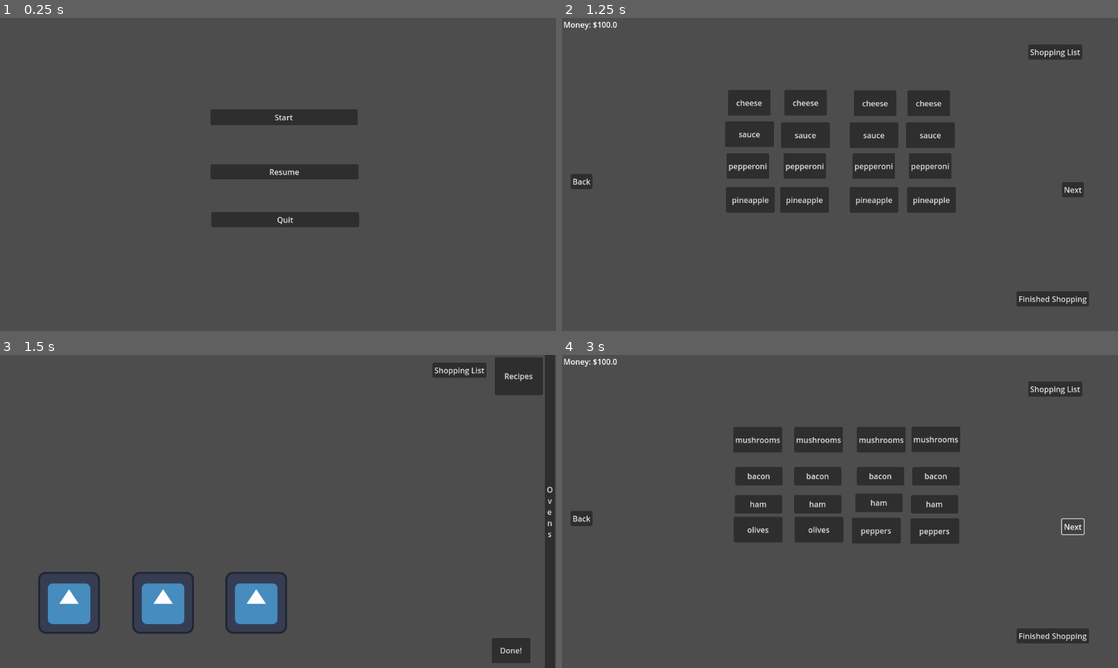
Above: before the commit, frames 1-4 (two rows, left to right).
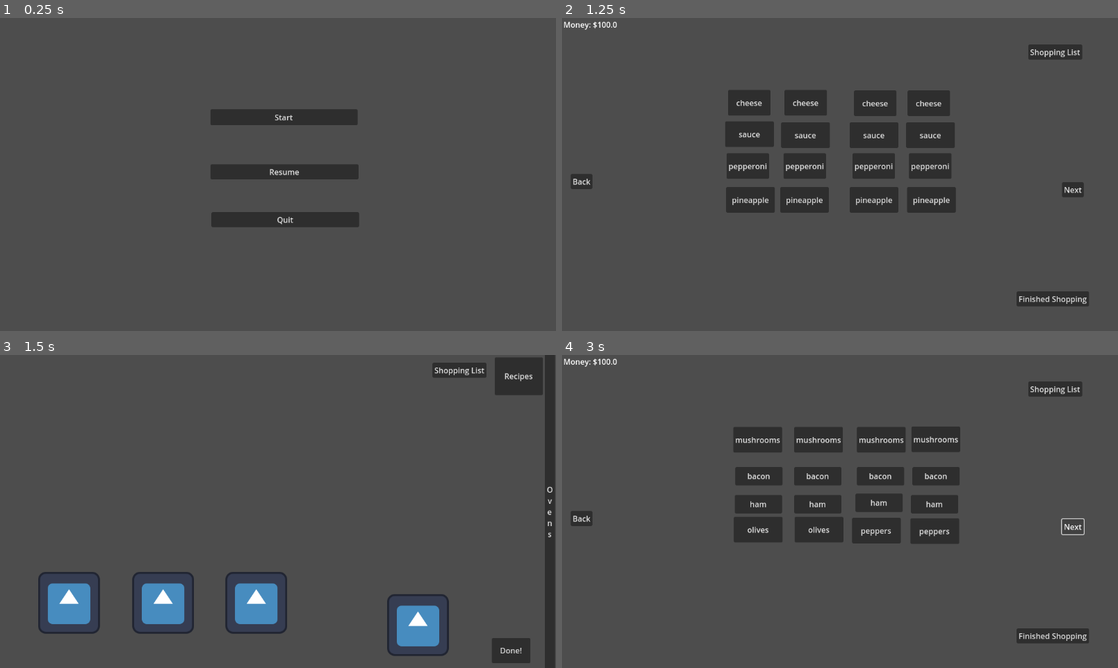
Above: after the commit, the same moments.

Repository: Leone2004/LandLockedLigersGame
Game: Godot game, scene res://Scenes/mainmenu.tscn
Two runs of this game, one before a commit and one after it. Both use one fixed random seed, a clock stepped at 60 frames per second and the inputs below. The engine's default icon, where the game draws it, is replaced by a stand-in: a white triangle on a blue panel in a dark square.
Inputs:
- Up to frame 1 (0.25 s): no input
- Up to frame 2 (1.25 s): click "Start" at 0.5 s
- Up to frame 3 (1.5 s): click "Finished Shopping" at 1.25 s
- Up to frame 4 (3 s): click "Done!" at 2 s; click "Next" at 2.75 s

Frames 1-2 are identical in both runs. In frame 3, 1.3% of the frame differs, in the area x 69-81%, y 76-97%; in frame 4, nothing differs.

Commit message:
adjusted food prices, started selling feature

Diff:
--- a/cookingupsuccessgame/Scenes/GroceryStore.tscn
+++ b/cookingupsuccessgame/Scenes/GroceryStore.tscn
@@ -435,47 +435,47 @@
 [connection signal="pressed" from="Control/CanvasLayer/Next" to="Control" method="_on_next_pressed"]
 [connection signal="pressed" from="Control/CanvasLayer/Finished" to="Control" method="_on_finished_pressed"]
 [connection signal="pressed" from="Control/CanvasLayer/ShoppingList" to="Control" method="_on_shopping_list_pressed"]
-[connection signal="pressed" from="Control/pepperoni" to="Control" method="_on_food_pressed" binds= [0, 25.0]]
-[connection signal="pressed" from="Control/pepperoni2" to="Control" method="_on_food_pressed" binds= [0, 25.0]]
-[connection signal="pressed" from="Control/pepperoni3" to="Control" method="_on_food_pressed" binds= [0, 25.0]]
-[connection signal="pressed" from="Control/pepperoni4" to="Control" method="_on_food_pressed" binds= [0, 25.0]]
-[connection signal="pressed" from="Control/cheese" to="Control" method="_on_food_pressed" binds= [1, 15.0]]
-[connection signal="pressed" from="Control/cheese2" to="Control" method="_on_food_pressed" binds= [1, 15.0]]
-[connection signal="pressed" from="Control/cheese3" to="Control" method="_on_food_pressed" binds= [1, 15.0]]
-[connection signal="pressed" from="Control/cheese4" to="Control" method="_on_food_pressed" binds= [1, 15.0]]
-[connection signal="pressed" from="Control/mushrooms" to="Control" method="_on_food_pressed" binds= [2, 15.0]]
-[connection signal="pressed" from="Control/mushrooms2" to="Control" method="_on_food_pressed" binds= [2, 15.0]]
-[connection signal="pressed" from="Control/mushrooms3" to="Control" method="_on_food_pressed" binds= [2, 15.0]]
-[connection signal="pressed" from="Control/mushrooms4" to="Control" method="_on_food_pressed" binds= [2, 15.0]]
-[connection signal="pressed" from="Control/pineapple" to="Control" method="_on_food_pressed" binds= [3, 15.0]]
-[connection signal="pressed" from="Control/pineapple2" to="Control" method="_on_food_pressed" binds= [3, 15.0]]
-[connection signal="pressed" from="Control/pineapple3" to="Control" method="_on_food_pressed" binds= [3, 15.0]]
-[connection signal="pressed" from="Control/pineapple4" to="Control" method="_on_food_pressed" binds= [3, 15.0]]
-[connection signal="pressed" from="Control/sauce" to="Control" method="_on_food_pressed" binds= [4, 15.0]]
-[connection signal="pressed" from="Control/sauce2" to="Control" method="_on_food_pressed" binds= [4, 15.0]]
-[connection signal="pressed" from="Control/sauce3" to="Control" method="_on_food_pressed" binds= [4, 15.0]]
-[connection signal="pressed" from="Control/sauce4" to="Control" method="_on_food_pressed" binds= [4, 15.0]]
-[connection signal="pressed" from="Control/olives" to="Control" method="_on_food_pressed" binds= [5, 15.0]]
-[connection signal="pressed" from="Control/olives2" to="Control" method="_on_food_pressed" binds= [5, 15.0]]
-[connection signal="pressed" from="Control/peppers" to="Control" method="_on_food_pressed" binds= [6, 15.0]]
-[connection signal="pressed" from="Control/peppers2" to="Control" method="_on_food_pressed" binds= [6, 15.0]]
-[connection signal="pressed" from="Control/bacon" to="Control" method="_on_food_pressed" binds= [7, 15.0]]
-[connection signal="pressed" from="Control/bacon2" to="Control" method="_on_food_pressed" binds= [7, 15.0]]
-[connection signal="pressed" from="Control/bacon3" to="Control" method="_on_food_pressed" binds= [7, 15.0]]
-[connection signal="pressed" from="Control/bacon4" to="Control" method="_on_food_pressed" binds= [7, 15.0]]
-[connection signal="pressed" from="Control/ham" to="Control" method="_on_food_pressed" binds= [8, 10.0]]
-[connection signal="pressed" from="Control/ham2" to="Control" method="_on_food_pressed" binds= [8, 10.0]]
-[connection signal="pressed" from="Control/ham3" to="Control" method="_on_food_pressed" binds= [8, 10.0]]
-[connection signal="pressed" from="Control/ham4" to="Control" method="_on_food_pressed" binds= [8, 10.0]]
-[connection signal="pressed" from="Control/anchovies" to="Control" method="_on_food_pressed" binds= [9, 5.0]]
-[connection signal="pressed" from="Control/anchovies2" to="Control" method="_on_food_pressed" binds= [9, 5.0]]
-[connection signal="pressed" from="Control/garlic" to="Control" method="_on_food_pressed" binds= [10, 7.0]]
-[connection signal="pressed" from="Control/garlic2" to="Control" method="_on_food_pressed" binds= [10, 7.0]]
-[connection signal="pressed" from="Control/tomato" to="Control" method="_on_food_pressed" binds= [11, 13.0]]
-[connection signal="pressed" from="Control/tomato2" to="Control" method="_on_food_pressed" binds= [11, 13.0]]
-[connection signal="pressed" from="Control/onion" to="Control" method="_on_food_pressed" binds= [11, 10.0]]
-[connection signal="pressed" from="Control/onion2" to="Control" method="_on_food_pressed" binds= [11, 10.0]]
-[connection signal="pressed" from="Control/sausage" to="Control" method="_on_food_pressed" binds= [12, 12.0]]
-[connection signal="pressed" from="Control/sausage2" to="Control" method="_on_food_pressed" binds= [12, 12.0]]
-[connection signal="pressed" from="Control/sausage3" to="Control" method="_on_food_pressed" binds= [12, 12.0]]
-[connection signal="pressed" from="Control/sausage4" to="Control" method="_on_food_pressed" binds= [12, 12.0]]
+[connection signal="pressed" from="Control/pepperoni" to="Control" method="_on_food_pressed" binds= [0, 4.0]]
+[connection signal="pressed" from="Control/pepperoni2" to="Control" method="_on_food_pressed" binds= [0, 4.0]]
+[connection signal="pressed" from="Control/pepperoni3" to="Control" method="_on_food_pressed" binds= [0, 4.0]]
+[connection signal="pressed" from="Control/pepperoni4" to="Control" method="_on_food_pressed" binds= [0, 4.0]]
+[connection signal="pressed" from="Control/cheese" to="Control" method="_on_food_pressed" binds= [1, 2.0]]
+[connection signal="pressed" from="Control/cheese2" to="Control" method="_on_food_pressed" binds= [1, 2.0]]
+[connection signal="pressed" from="Control/cheese3" to="Control" method="_on_food_pressed" binds= [1, 2.0]]
+[connection signal="pressed" from="Control/cheese4" to="Control" method="_on_food_pressed" binds= [1, 2.0]]
+[connection signal="pressed" from="Control/mushrooms" to="Control" method="_on_food_pressed" binds= [2, 3.0]]
+[connection signal="pressed" from="Control/mushrooms2" to="Control" method="_on_food_pressed" binds= [2, 3.0]]
+[connection signal="pressed" from="Control/mushrooms3" to="Control" method="_on_food_pressed" binds= [2, 3.0]]
+[connection signal="pressed" from="Control/mushrooms4" to="Control" method="_on_food_pressed" binds= [2, 3.0]]
+[connection signal="pressed" from="Control/pineapple" to="Control" method="_on_food_pressed" binds= [3, 3.0]]
+[connection signal="pressed" from="Control/pineapple2" to="Control" method="_on_food_pressed" binds= [3, 3.0]]
+[connection signal="pressed" from="Control/pineapple3" to="Control" method="_on_food_pressed" binds= [3, 3.0]]
+[connection signal="pressed" from="Control/pineapple4" to="Control" method="_on_food_pressed" binds= [3, 3.0]]
+[connection signal="pressed" from="Control/sauce" to="Control" method="_on_food_pressed" binds= [4, 5.0]]
+[connection signal="pressed" from="Control/sauce2" to="Control" method="_on_food_pressed" binds= [4, 5.0]]
+[connection signal="pressed" from="Control/sauce3" to="Control" method="_on_food_pressed" binds= [4, 5.0]]
+[connection signal="pressed" from="Control/sauce4" to="Control" method="_on_food_pressed" binds= [4, 5.0]]
+[connection signal="pressed" from="Control/olives" to="Control" method="_on_food_pressed" binds= [5, 3.0]]
+[connection signal="pressed" from="Control/olives2" to="Control" method="_on_food_pressed" binds= [5, 3.0]]
+[connection signal="pressed" from="Control/peppers" to="Control" method="_on_food_pressed" binds= [6, 1.0]]
+[connection signal="pressed" from="Control/peppers2" to="Control" method="_on_food_pressed" binds= [6, 1.0]]
+[connection signal="pressed" from="Control/bacon" to="Control" method="_on_food_pressed" binds= [7, 6.0]]
+[connection signal="pressed" from="Control/bacon2" to="Control" method="_on_food_pressed" binds= [7, 6.0]]
+[connection signal="pressed" from="Control/bacon3" to="Control" method="_on_food_pressed" binds= [7, 6.0]]
+[connection signal="pressed" from="Control/bacon4" to="Control" method="_on_food_pressed" binds= [7, 6.0]]
+[connection signal="pressed" from="Control/ham" to="Control" method="_on_food_pressed" binds= [8, 5.0]]
+[connection signal="pressed" from="Control/ham2" to="Control" method="_on_food_pressed" binds= [8, 5.0]]
+[connection signal="pressed" from="Control/ham3" to="Control" method="_on_food_pressed" binds= [8, 5.0]]
+[connection signal="pressed" from="Control/ham4" to="Control" method="_on_food_pressed" binds= [8, 5.0]]
+[connection signal="pressed" from="Control/anchovies" to="Control" method="_on_food_pressed" binds= [9, 2.0]]
+[connection signal="pressed" from="Control/anchovies2" to="Control" method="_on_food_pressed" binds= [9, 2.0]]
+[connection signal="pressed" from="Control/garlic" to="Control" method="_on_food_pressed" binds= [10, 4.0]]
+[connection signal="pressed" from="Control/garlic2" to="Control" method="_on_food_pressed" binds= [10, 4.0]]
+[connection signal="pressed" from="Control/tomato" to="Control" method="_on_food_pressed" binds= [11, 4.0]]
+[connection signal="pressed" from="Control/tomato2" to="Control" method="_on_food_pressed" binds= [11, 4.0]]
+[connection signal="pressed" from="Control/onion" to="Control" method="_on_food_pressed" binds= [11, 1.0]]
+[connection signal="pressed" from="Control/onion2" to="Control" method="_on_food_pressed" binds= [11, 1.0]]
+[connection signal="pressed" from="Control/sausage" to="Control" method="_on_food_pressed" binds= [12, 4.0]]
+[connection signal="pressed" from="Control/sausage2" to="Control" method="_on_food_pressed" binds= [12, 4.0]]
+[connection signal="pressed" from="Control/sausage3" to="Control" method="_on_food_pressed" binds= [12, 4.0]]
+[connection signal="pressed" from="Control/sausage4" to="Control" method="_on_food_pressed" binds= [12, 4.0]]
--- a/cookingupsuccessgame/Scenes/cooking.tscn
+++ b/cookingupsuccessgame/Scenes/cooking.tscn
@@ -1,9 +1,10 @@
-[gd_scene load_steps=7 format=3 uid="uid://ccjtqqsxfsxdj"]
+[gd_scene load_steps=8 format=3 uid="uid://ccjtqqsxfsxdj"]
 
 [ext_resource type="Script" uid="uid://bgutyowxbu4q8" path="res://Scripts/CookingScene.gd" id="1_v6t1i"]
 [ext_resource type="Texture2D" uid="uid://bq8jd3vjo40lr" path="res://Art/Unknown-1.png" id="3_iv1kd"]
 [ext_resource type="PackedScene" uid="uid://cbv1kvsc8lip3" path="res://Scenes/pizza.tscn" id="3_kqqjs"]
 [ext_resource type="PackedScene" uid="uid://wjye2oajgcmk" path="res://Scenes/oven_scene.tscn" id="4_jhubm"]
+[ext_resource type="Script" uid="uid://dgrt25h7og77y" path="res://Scenes/sell.gd" id="5_7w5j8"]
 [ext_resource type="PackedScene" uid="uid://dvhspowe5pn6t" path="res://Scenes/shopping_list.tscn" id="5_iv1kd"]
 
 [sub_resource type="RectangleShape2D" id="RectangleShape2D_iv1kd"]
@@ -148,6 +149,10 @@
 [node name="Area2D4" parent="." instance=ExtResource("3_kqqjs")]
 position = Vector2(-35, -142)
 
+[node name="sell_area" parent="." instance=ExtResource("3_kqqjs")]
+position = Vector2(300, -96)
+script = ExtResource("5_7w5j8")
+
 [node name="ShoppingListScene" parent="." instance=ExtResource("5_iv1kd")]
 
 [node name="Conveyer Belt" type="Area2D" parent="."]
--- a/cookingupsuccessgame/Scenes/sauce.tscn
+++ b/cookingupsuccessgame/Scenes/sauce.tscn
@@ -1,7 +1,7 @@
-[gd_scene load_steps=4 format=3 uid="uid://sauce_scene"]
+[gd_scene load_steps=4 format=3 uid="uid://bd4g8sq44jf3e"]
 
 [ext_resource type="Texture2D" uid="uid://bqhnndwx1due3" path="res://Art/sauce.png" id="1_sauce"]
-[ext_resource type="Script" uid="uid://cl0y3ngq3nrjb" path="res://Scripts/sauce.gd" id="2_script"]
+[ext_resource type="Script" uid="uid://cl0y3ngq3nrjb" path="res://Scripts/pepperoni.gd" id="2_script"]
 
 [sub_resource type="RectangleShape2D" id="RectangleShape2D_sauce"]
 size = Vector2(22, 21)
--- /dev/null
+++ b/cookingupsuccessgame/Scenes/sell.gd
@@ -0,0 +1,13 @@
+extends Area2D
+
+func _process(delta: float) -> void:
+	check_for_selling()
+	pass
+
+func check_for_selling() -> void:
+	var overlapping_areas: Array[Area2D] = get_overlapping_areas()
+	for area in overlapping_areas:
+		if area.has_method("sell_pizza"):
+			area.sell_pizza()
+			# Looks for pizza
+			return
--- a/cookingupsuccessgame/Scripts/pizza.gd
+++ b/cookingupsuccessgame/Scripts/pizza.gd
@@ -204,3 +204,7 @@
 func _on_input_event(viewport: Viewport, event: InputEvent, shape_idx: int) -> void:
 	"""Handle input events for dragging"""
 	pass  # Handled in _input for better control
+
+func sell_pizza():
+	if !is_dragging:
+		queue_free()
Not shown, added: cookingupsuccessgame/Scenes/sell.gd.uid
